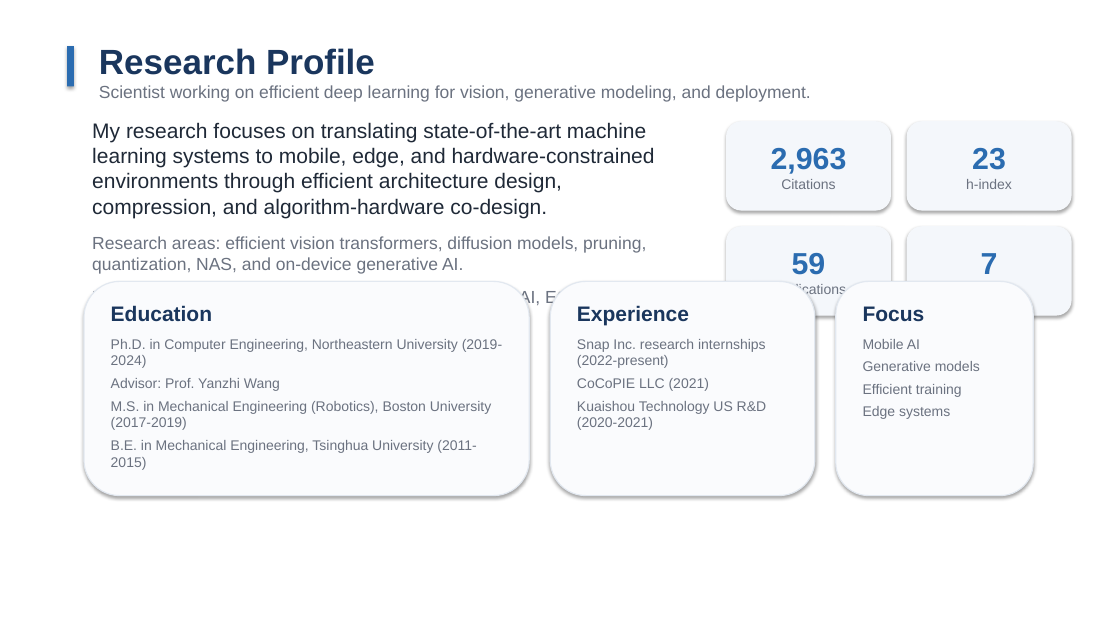
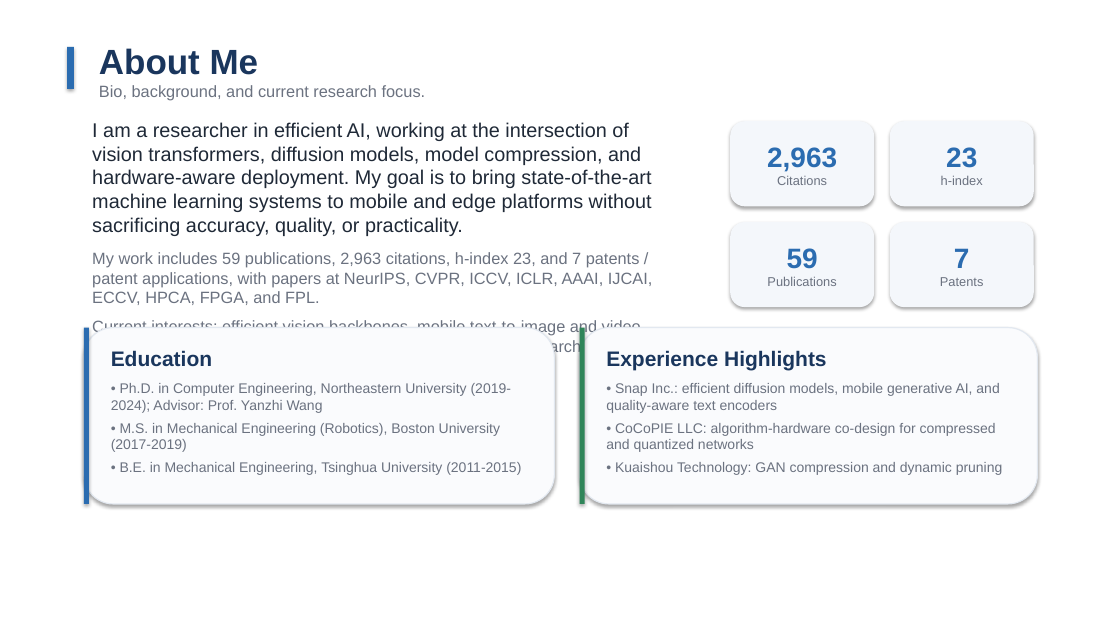
Before and after one commit to liyy201912/yy-webpage, a slide deck: slide 2 of presentation.pptx. Drawn at 1120x630 pixels with LibreOffice and Linux fonts; fonts in the diff are those of the drawing. Boxes give left, top, right and bottom in pixels: in the first picture for what was removed or moved away, otherwise in the second. Text is boxed around its words. In the diff, an @@ line names an element or a change of style, - is before the commit and + after.

```diff
--- a/presentation.pptx
+++ b/presentation.pptx
@@ text at [99,48,426,101]: text changed; size 15 to 14 pt @@
-Research Profile
-Scientist working on efficient deep learning for vision, generative modeling, and deployment.
+About Me
+Bio, background, and current research focus.
@@ text at [92,122,653,367]: text changed; size 18 to 14 pt; text colour #1F2937 to #6B7280 @@
-My research focuses on translating state-of-the-art machine learning systems to mobile, edge, and hardware-constrained environments through efficient architecture design, compression, and algorithm-hardware co-design.
-Research areas: efficient vision transformers, diffusion models, pruning, quantization, NAS, and on-device generative AI.
-Publications at NeurIPS, CVPR, ICCV, ICLR, AAAI, IJCAI, ECCV, HPCA, FPGA, and FPL.
+I am a researcher in efficient AI, working at the intersection of vision transformers, diffusion models, model compression, and hardware-aware deployment. My goal is to bring state-of-the-art machine learning systems to mobile and edge platforms without sacrificing accuracy, quality, or practicality.
+My work includes 59 publications, 2,963 citations, h-index 23, and 7 patents / patent applications, with papers at NeurIPS, CVPR, ICCV, ICLR, AAAI, IJCAI, ECCV, HPCA, FPGA, and FPL.
+Current interests: efficient vision backbones, mobile text-to-image and video generation, quantization, sparse training, neural architecture search, and algorithm-hardware co-design.
@@ rounded rectangle "2,963": place and size @@
-rounded rectangle "2,963" at [727,122,891,210]
+rounded rectangle "2,963" at [731,122,874,206]
@@ rounded rectangle "2,963" at [731,122,874,206]: size 26 to 24 pt in "2,963"; size 12 to 11 pt in "Citations"; less space between paragraphs @@
@@ rounded rectangle "23": place and size @@
-rounded rectangle "23" at [907,122,1071,210]
+rounded rectangle "23" at [891,122,1033,206]
@@ rounded rectangle "23" at [891,122,1033,206]: size 26 to 24 pt in "23"; size 12 to 11 pt in "h-index"; less space between paragraphs @@
@@ rounded rectangle "59": place and size @@
-rounded rectangle "59" at [727,227,891,315]
+rounded rectangle "59" at [731,223,874,307]
@@ rounded rectangle "59" at [731,223,874,307]: size 26 to 24 pt in "59"; size 12 to 11 pt in "Publications"; less space between paragraphs @@
@@ rounded rectangle "7": place and size @@
-rounded rectangle "7" at [907,227,1071,315]
+rounded rectangle "7" at [891,223,1033,307]
@@ rounded rectangle "7" at [891,223,1033,307]: size 26 to 24 pt in "7"; size 12 to 11 pt in "Patents"; less space between paragraphs @@
@@ rounded rectangle removed at [836,281,1033,496] @@
@@ rounded rectangle: place and size @@
-rounded rectangle at [84,281,529,496]
+rounded rectangle at [84,328,555,504]
@@ rectangle added at [84,328,89,504], fill #2B6CB0 @@
@@ text removed at [577,305,767,430] @@
-Experience
-Snap Inc. research internships (2022-present)
-CoCoPIE LLC (2021)
-Kuaishou Technology US R&D (2020-2021)
@@ rounded rectangle: place and size @@
-rounded rectangle at [550,281,815,496]
+rounded rectangle at [580,328,1038,504]
@@ rectangle added at [580,328,585,504], fill #2F8559 @@
@@ text "Education": place and size @@
-text "Education" at [111,305,502,470]
+text "Education" at [111,350,521,475]
@@ text at [606,350,1003,475]: text changed @@
-Focus
-Mobile AI
-Generative models
-Efficient training
-Edge systems
+Experience Highlights
+• Snap Inc.: efficient diffusion models, mobile generative AI, and quality-aware text encoders
+• CoCoPIE LLC: algorithm-hardware co-design for compressed and quantized networks
+• Kuaishou Technology: GAN compression and dynamic pruning
@@ text at [111,383,521,475]: text changed @@
-Ph.D. in Computer Engineering, Northeastern University (2019-2024)
-Advisor: Prof. Yanzhi Wang
-M.S. in Mechanical Engineering (Robotics), Boston University (2017-2019)
-B.E. in Mechanical Engineering, Tsinghua University (2011-2015)
+• Ph.D. in Computer Engineering, Northeastern University (2019-2024); Advisor: Prof. Yanzhi Wang
+• M.S. in Mechanical Engineering (Robotics), Boston University (2017-2019)
+• B.E. in Mechanical Engineering, Tsinghua University (2011-2015)
```
Also in this commit, not shown: 3 other slides changed, 3 slides added, 5 slides removed, 3 other files.
